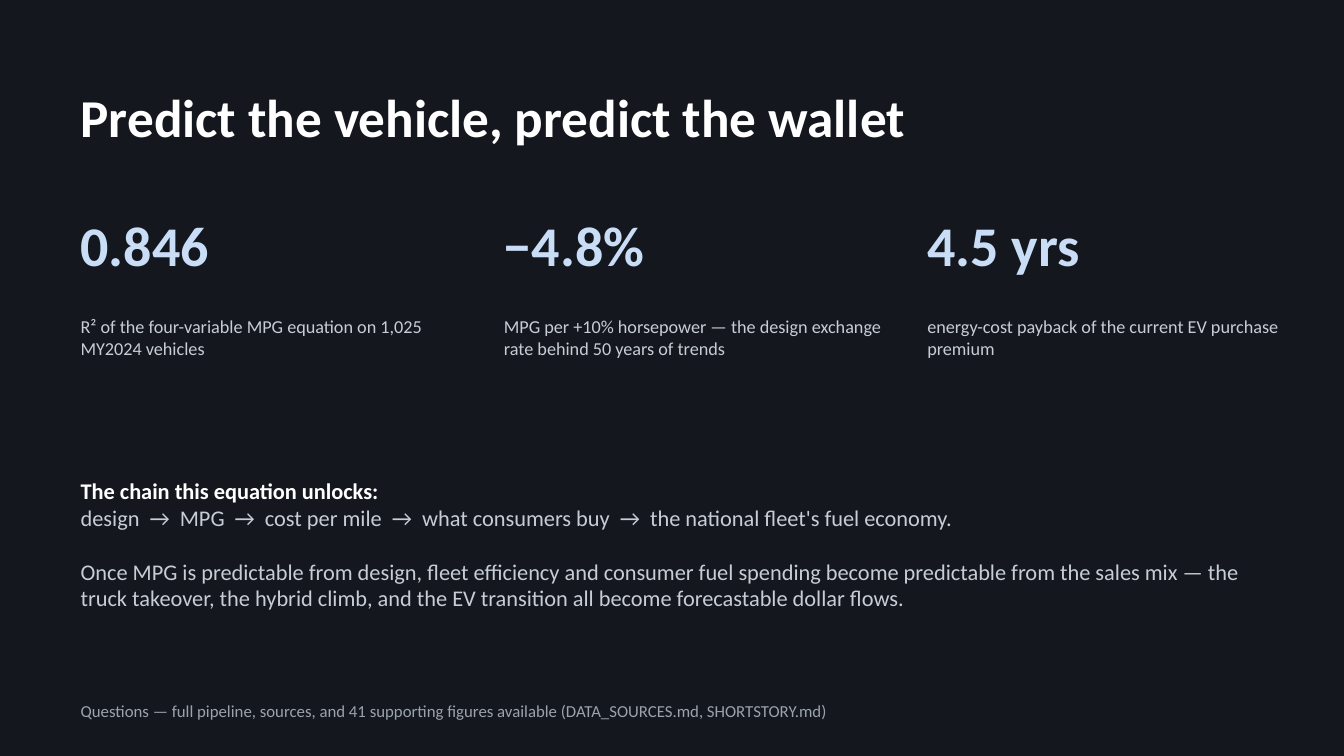
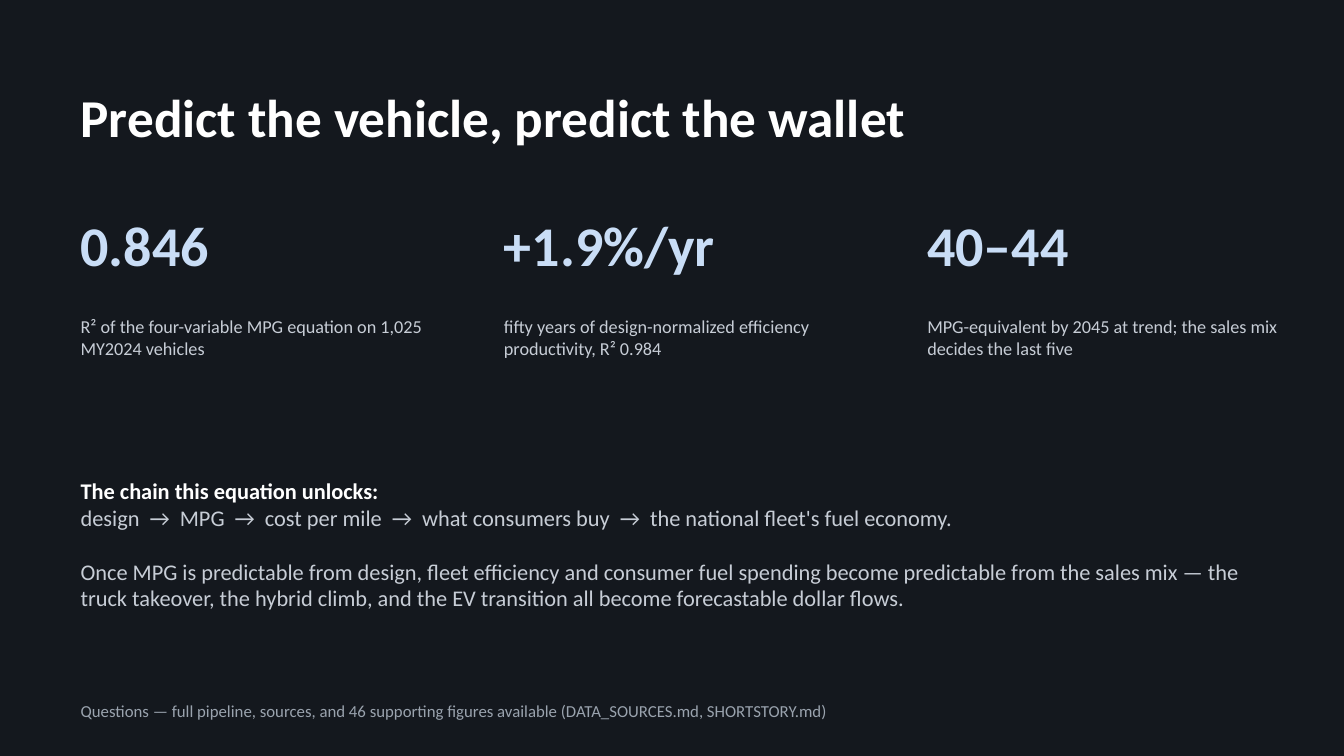
Before and after one commit to SCherwonik/OS3180, a slide deck: slide 20 of MPG Prediction Deck.pptx (slide 14 before the commit). Drawn at 1344x756 pixels with LibreOffice and Linux fonts; fonts in the diff are those of the drawing. Boxes give left, top, right and bottom in pixels: in the first picture for what was removed or moved away, otherwise in the second. Text is boxed around its words. In the diff, an @@ line names an element or a change of style, - is before the commit and + after.

```diff
--- a/MPG Prediction Deck.pptx
+++ b/MPG Prediction Deck.pptx
@@ text at (x1=504, y1=226, x2=715, y2=275): text changed @@
-−4.8%
++1.9%/yr
@@ text at (x1=927, y1=229, x2=1068, y2=267): text changed @@
-4.5 yrs
+40–44
@@ text at (x1=504, y1=320, x2=809, y2=358): text changed @@
-MPG per +10% horsepower — the design exchange rate behind 50 years of trends
+fifty years of design-normalized efficiency productivity, R² 0.984
@@ text at (x1=927, y1=320, x2=1278, y2=355): text changed @@
-energy-cost payback of the current EV purchase premium
+MPG-equivalent by 2045 at trend; the sales mix decides the last five
@@ text at (x1=81, y1=705, x2=826, y2=720): text changed @@
-Questions — full pipeline, sources, and 41 supporting figures available (DATA_SOURCES.md, SHORTSTORY.md)
+Questions — full pipeline, sources, and 46 supporting figures available (DATA_SOURCES.md, SHORTSTORY.md)
```
Also in this commit, not shown: 20 other slides changed, 7 slides added, 3 slides removed, 3 other files.
